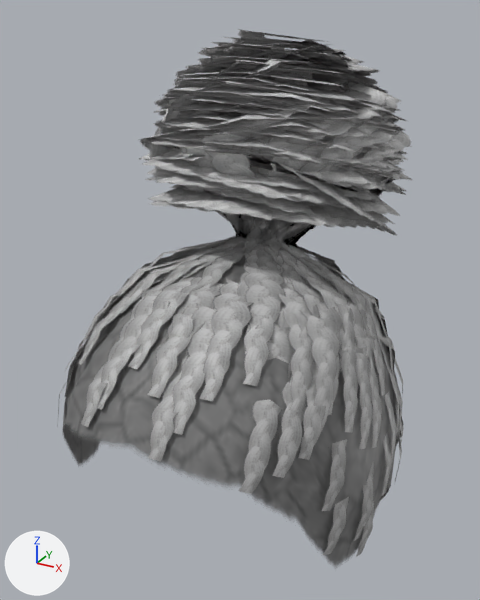
Two versions of the glTF model public/models/doll/hair-braid-bun-lo.glb, one commit apart.
Before and after are seen from a 50 mm camera at (0.136, -0.289, 1.764) aimed at (-0.004, -0.035, 1.637). The axes (+X, +Y, +Z) are drawn at lower left. The lights are the same throughout. The older version comes first.

Names of what the first picture shows: 'Hair_braid-bun@lo'.
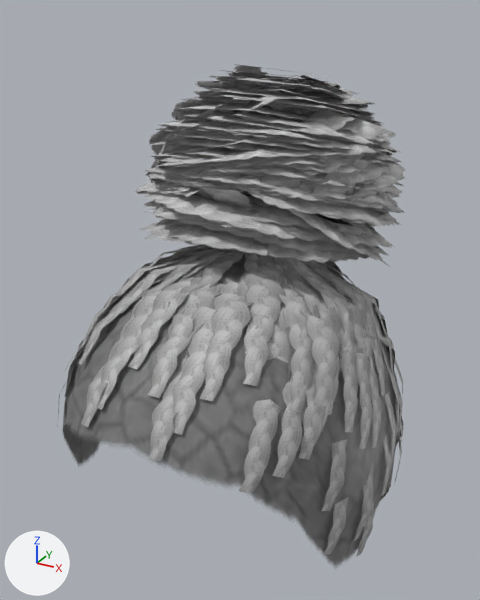
Pixel boxes [x1, y1, x2, y2] of what changed, in the pictures (480 x 600 px; the box of a moved part takes in the faces that stretch with it):
'Hair_braid-bun@lo', reshaped (6% shorter)
    before: [57, 29, 412, 567]
    after: [57, 64, 406, 567]
part 1 of me_hair_braid_bun_lo, moved or reshaped
    before: [138, 37, 407, 332]
    after: [134, 72, 404, 332]
part 2 of me_hair_braid_bun_lo, surface changed
    before: [143, 29, 412, 244]
    after: [136, 64, 406, 266]
part 3 of me_hair_braid_bun_lo, recoloured
    before: [149, 170, 400, 235]
    after: [140, 197, 393, 266]

The change, as a list of edits to the scene's bpy script:
```text
Change me_hair_braid_bun_lo:
    used by ob_hair_braid_bun_lo; location = (0.0, 0.0, 0.0)
    remove me_hair_braid_bun_lo.from_pydata(...)  # 1841 vertices, 1752 faces; spans x -0.078..0.078, y -0.13..0.059, z 1.507..1.756
    add me_hair_braid_bun_lo.from_pydata(...)  # 1839 vertices, 1750 faces; spans x -0.078..0.078, y -0.13..0.055, z 1.507..1.743
    me_hair_braid_bun_lo part 1: 591 vertices moved from x -0.068..0.067, y -0.076..0.059, z 1.655..1.756 to x -0.068..0.067, y -0.08..0.055, z 1.641..1.743; 334 vertices removed from x -0.068..0.064, y -0.071..0.059, z 1.658..1.753; 332 vertices added at x -0.067..0.065, y -0.076..0.055, z 1.644..1.738
    me_hair_braid_bun_lo part 2: 579 kept faces spanning x -0.068..0.067, y -0.08..0.055, z 1.641..1.743 get new texture (UV) coordinates
    me_hair_braid_bun_lo part 3: 48 kept faces spanning x -0.065..0.067, y -0.08..0.045, z 1.641..1.692 get new vertex colours; the middle colour goes from white #f0f0f0 to white #e8e8e8
```
